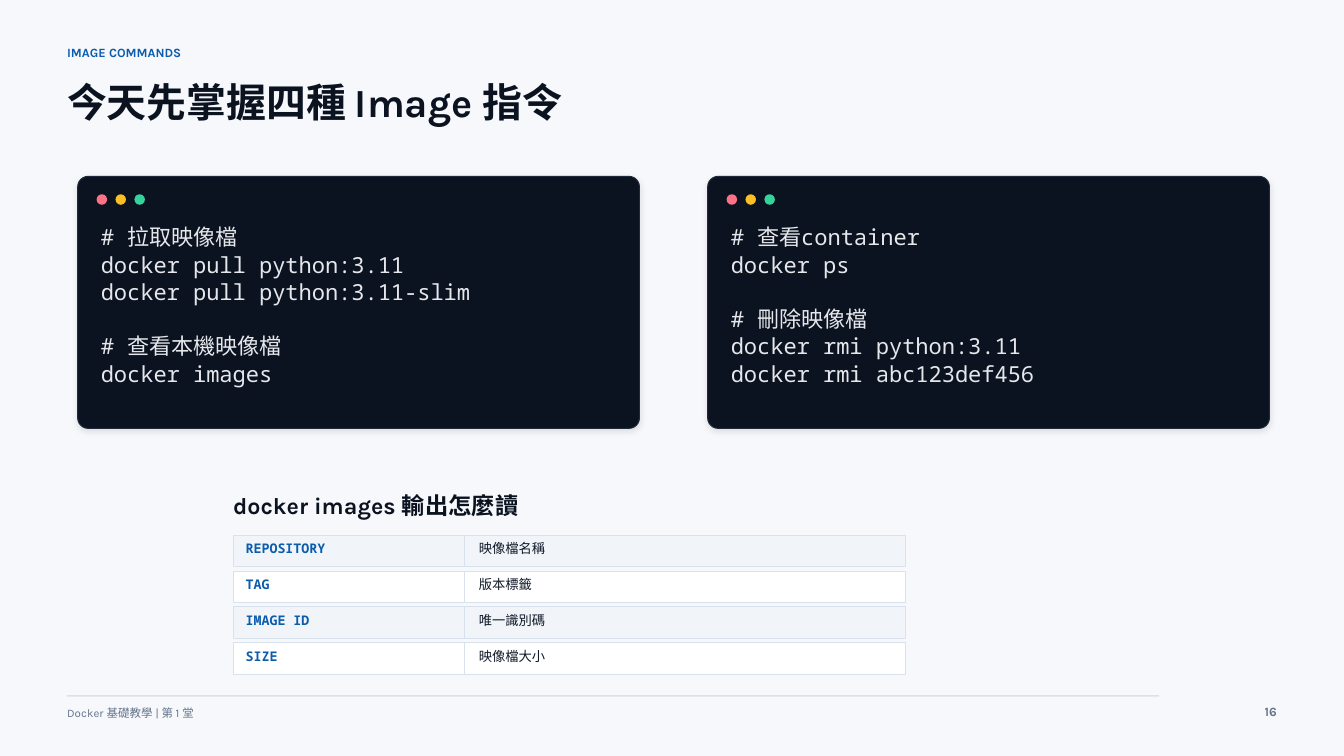
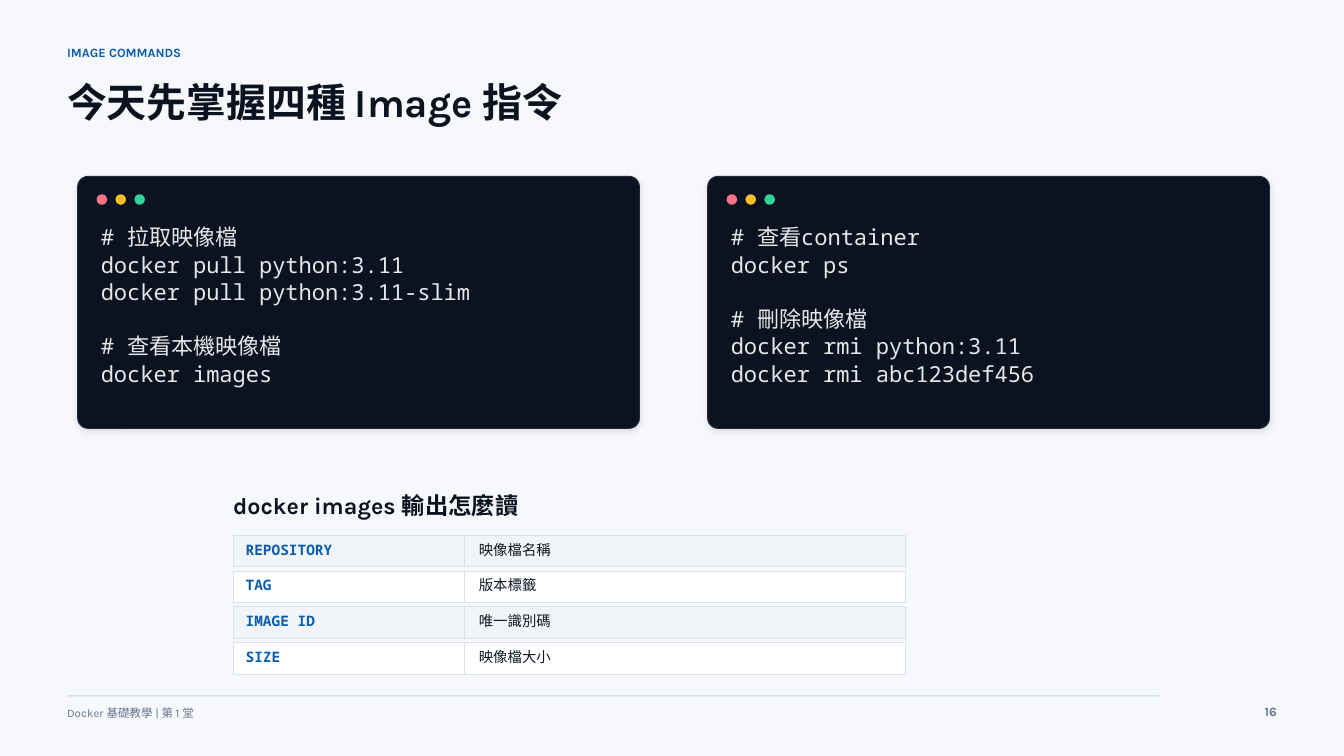
Before and after one commit to lalalalaluk/docker-practice, a slide deck: slide 16 of slides/docker-session1-basics-setup.pptx. Drawn at 1344x756 pixels with LibreOffice and Linux fonts; fonts in the diff are those of the drawing. Boxes give left, top, right and bottom in pixels: in the first picture for what was removed or moved away, otherwise in the second. Text is boxed around its words. In the diff, an @@ line names an element or a change of style, - is before the commit and + after.

```diff
--- a/slides/docker-session1-basics-setup.pptx
+++ b/slides/docker-session1-basics-setup.pptx
@@ size 9.5 to 10.4 pt in 8 elements at box(246, 544, 333, 555), box(479, 543, 551, 556), box(246, 579, 272, 590), box(479, 578, 537, 591), box(246, 615, 315, 626), box(479, 614, 551, 627), box(246, 651, 281, 662), box(479, 650, 551, 663) @@
```
Also in this commit, not shown: 5 other slides changed.
